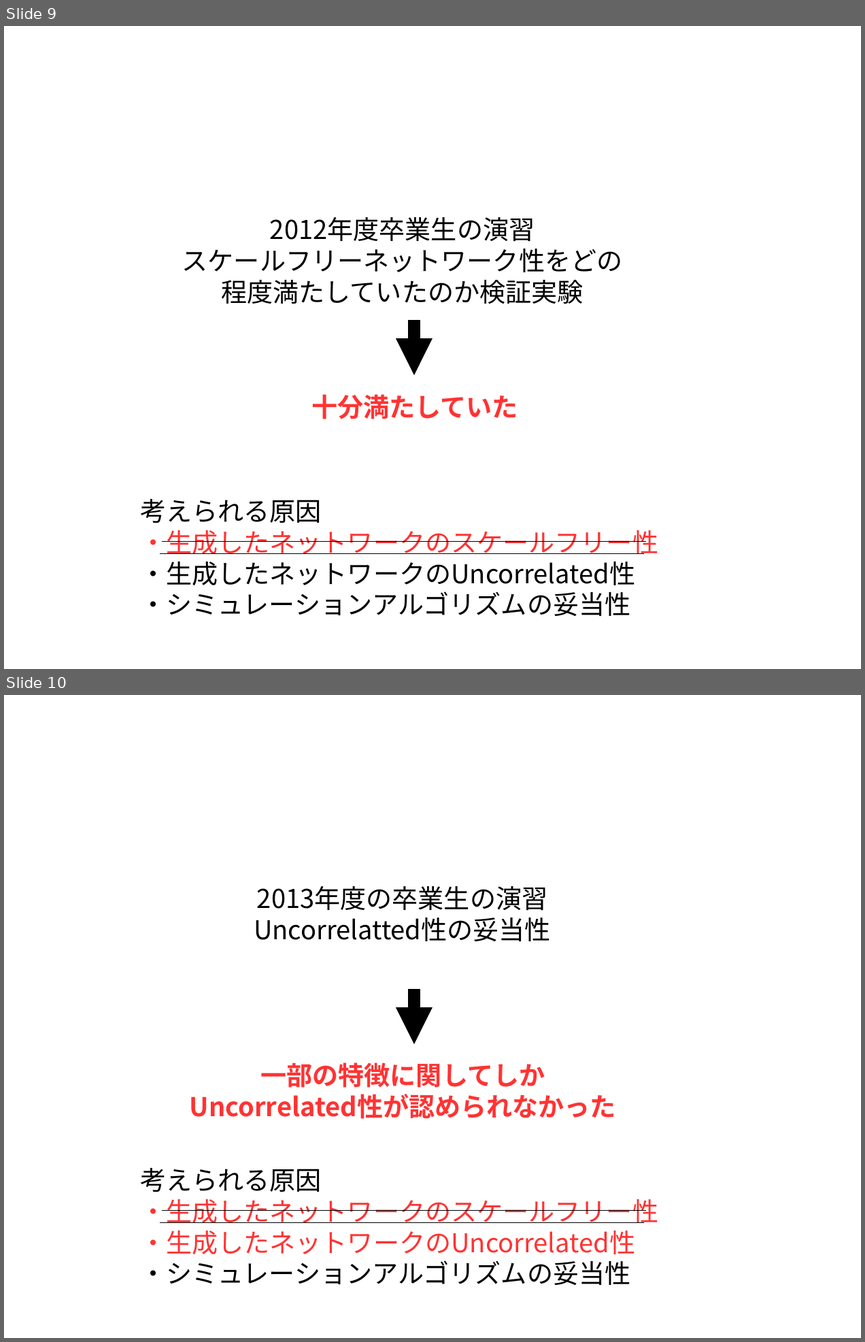
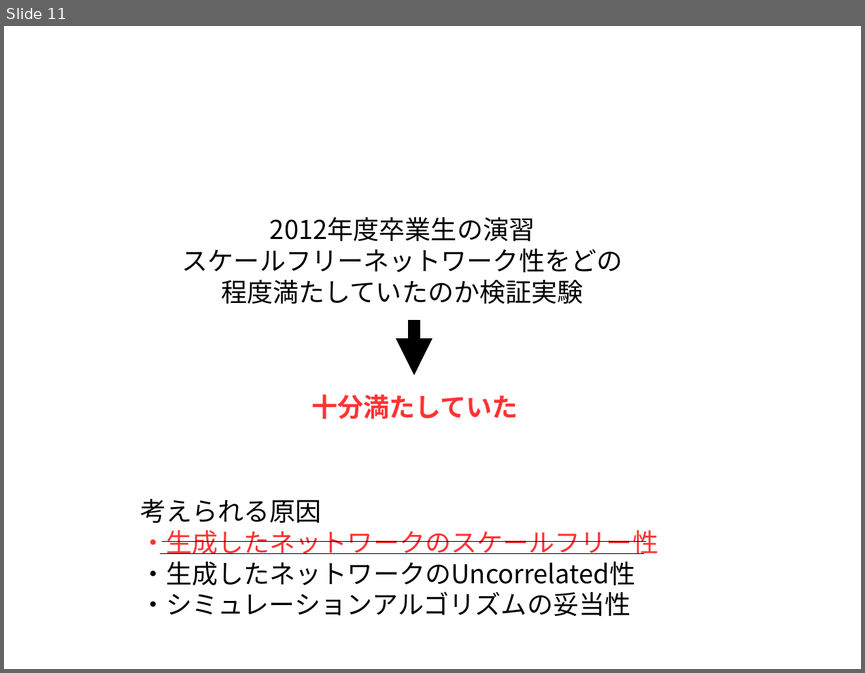
Before and after one commit to awesomest/NetWork_g-2015, a slide deck: 中間発表.odp. Shown one above the other, each under a label of ours: slides 9 and 10 before the commit, slide 11 after it. The pictures are 865x1342 and 865x673 pixels, drawn with LibreOffice and Linux fonts; fonts in the diff are those of the drawing; background and template pictures are left out. Boxes give left, top, right and bottom in pixels: in the first picture for what was removed or moved away, otherwise in the second. Text is boxed around its words. In the diff, an @@ line names an element or a change of style, - is before the commit and + after.

```diff
--- a/中間発表.odp
+++ b/中間発表.odp
@@ slide 10 removed at <box>4,695,861,1338</box>, background #FFFFFF @@
@@ text removed at <box>254,886,551,941</box> @@
-2013年度の卒業生の演習
-Uncorrelatted性の妥当性
@@ arrow removed from (415, 989) to (415, 1044) @@
@@ text removed at <box>190,1062,616,1119</box> @@
-一部の特徴に関してしか
-Uncorrelated性が認められなかった
@@ text removed at <box>140,1168,658,1285</box> @@
-考えられる原因
-・生成したネットワークのスケールフリー性
-・生成したネットワークのUncorrelated性
-・シミュレーションアルゴリズムの妥当性
@@ title removed at <box>140,1199,658,1223</box> @@
-背景・目的
@@ line removed from (160, 1223) to (644, 1223) @@
@@ line removed from (162, 1210) to (645, 1210) @@
@@ what was slide 9 is now slide 11 @@
```
Also in this commit, not shown: 15 slides changed, 20 slides added.
